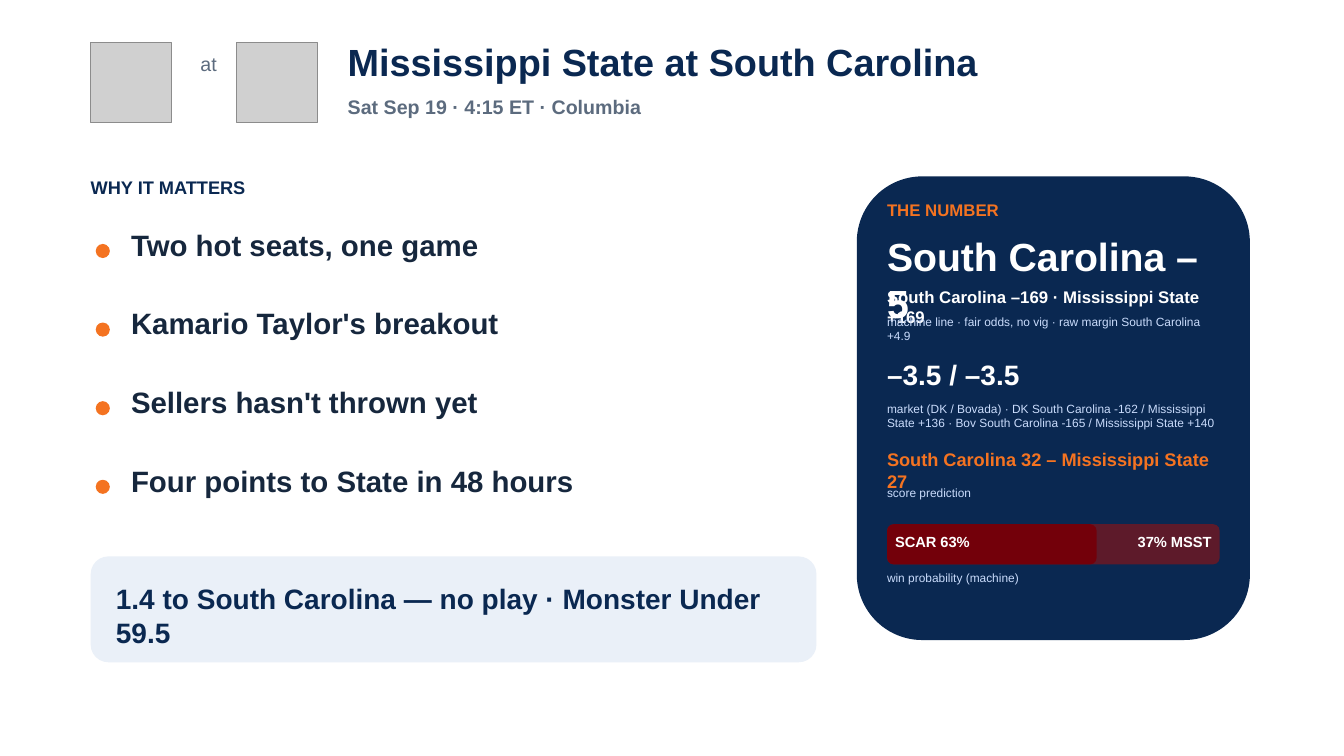
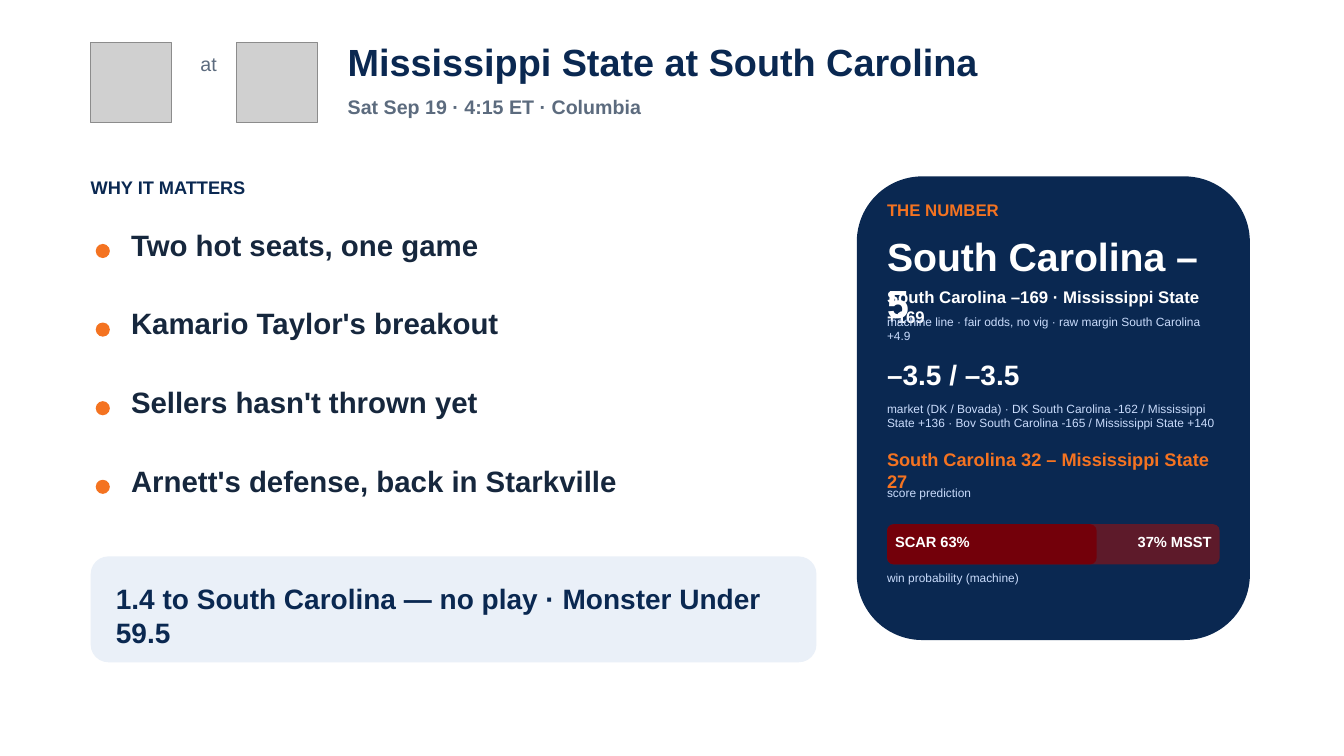
Before and after one commit to lucasalvarezflorida-lab/ncaa-fbs-analytics, a slide deck: slide 12 of decks/2026_Week3_Episode4.pptx. Drawn at 1344x756 pixels with LibreOffice and Linux fonts; fonts in the diff are those of the drawing; grey boxes stand for pictures. Boxes give left, top, right and bottom in pixels: in the first picture for what was removed or moved away, otherwise in the second. Text is boxed around its words. In the diff, an @@ line names an element or a change of style, - is before the commit and + after.

```diff
--- a/decks/2026_Week3_Episode4.pptx
+++ b/decks/2026_Week3_Episode4.pptx
@@ text at (x1=131, y1=470, x2=617, y2=497): text changed @@
-Four points to State in 48 hours
+Arnett's defense, back in Starkville
```
Also in this commit, not shown: 3 other slides changed, 2 other files.
